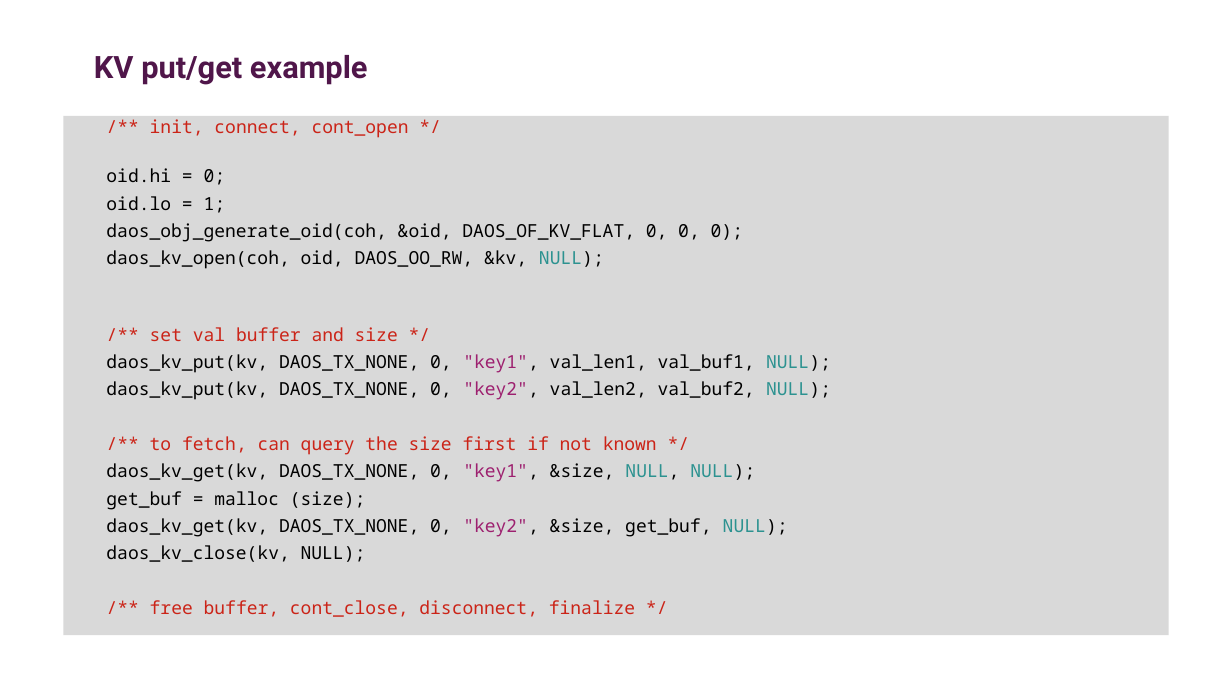
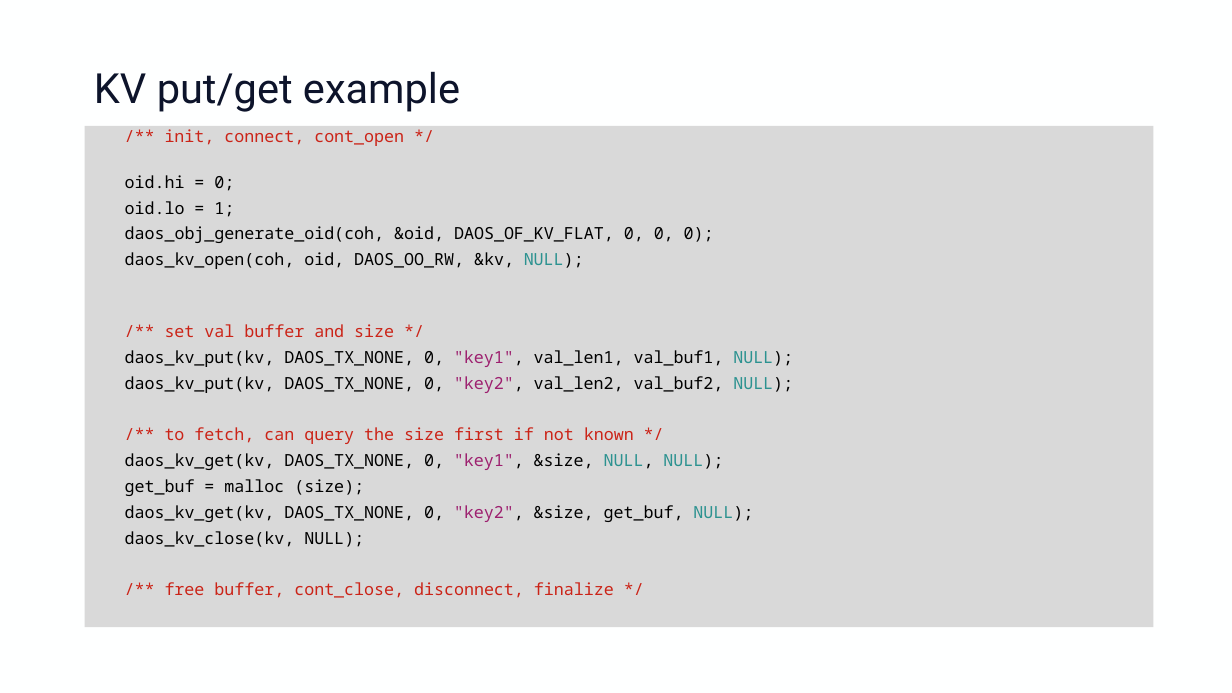
Before and after one commit to adrianjhpc/ObjectStoreTutorial, a slide deck: slide 5 of Exercises/DAOS/Handout/daos_hands_on.pptx (slide 6 before the commit). Drawn at 1232x693 pixels with LibreOffice and Linux fonts; fonts in the diff are those of the drawing; background and template pictures are left out. Boxes give left, top, right and bottom in pixels: in the first picture for what was removed or moved away, otherwise in the second. Text is boxed around its words. In the diff, an @@ line names an element or a change of style, - is before the commit and + after.

```diff
--- a/Exercises/DAOS/Handout/daos_hands_on.pptx
+++ b/Exercises/DAOS/Handout/daos_hands_on.pptx
@@ background picture (left out) to #FEFFFF @@
@@ title "KV put/get example" moved from (x1=94, y1=55, x2=368, y2=85) to (x1=94, y1=71, x2=460, y2=112) @@
@@ title "KV put/get example" at (x1=94, y1=71, x2=460, y2=112): size 24 to 32.4 pt, text colour #50164A to #0D142B, bold off @@
@@ rectangle "/** init, connect, cont_open */" resized from (x1=63, y1=116, x2=1168, y2=635) to (x1=85, y1=126, x2=1154, y2=628) @@
@@ rectangle "/** init, connect, cont_open */" at (x1=85, y1=126, x2=1154, y2=628): size 14 to 13 pt @@
```
Also in this commit, not shown: 12 other slides changed, 1 slide removed, 2 other files.
